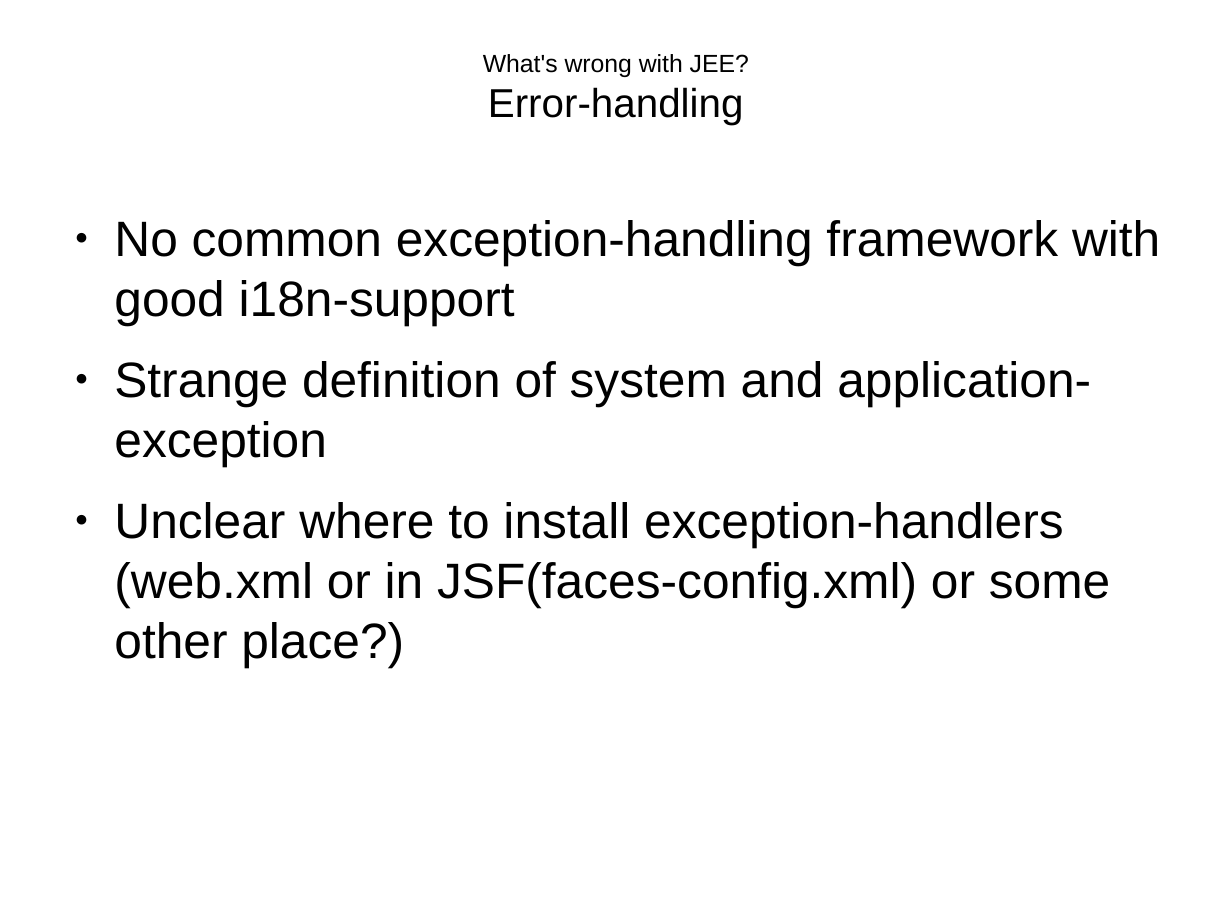
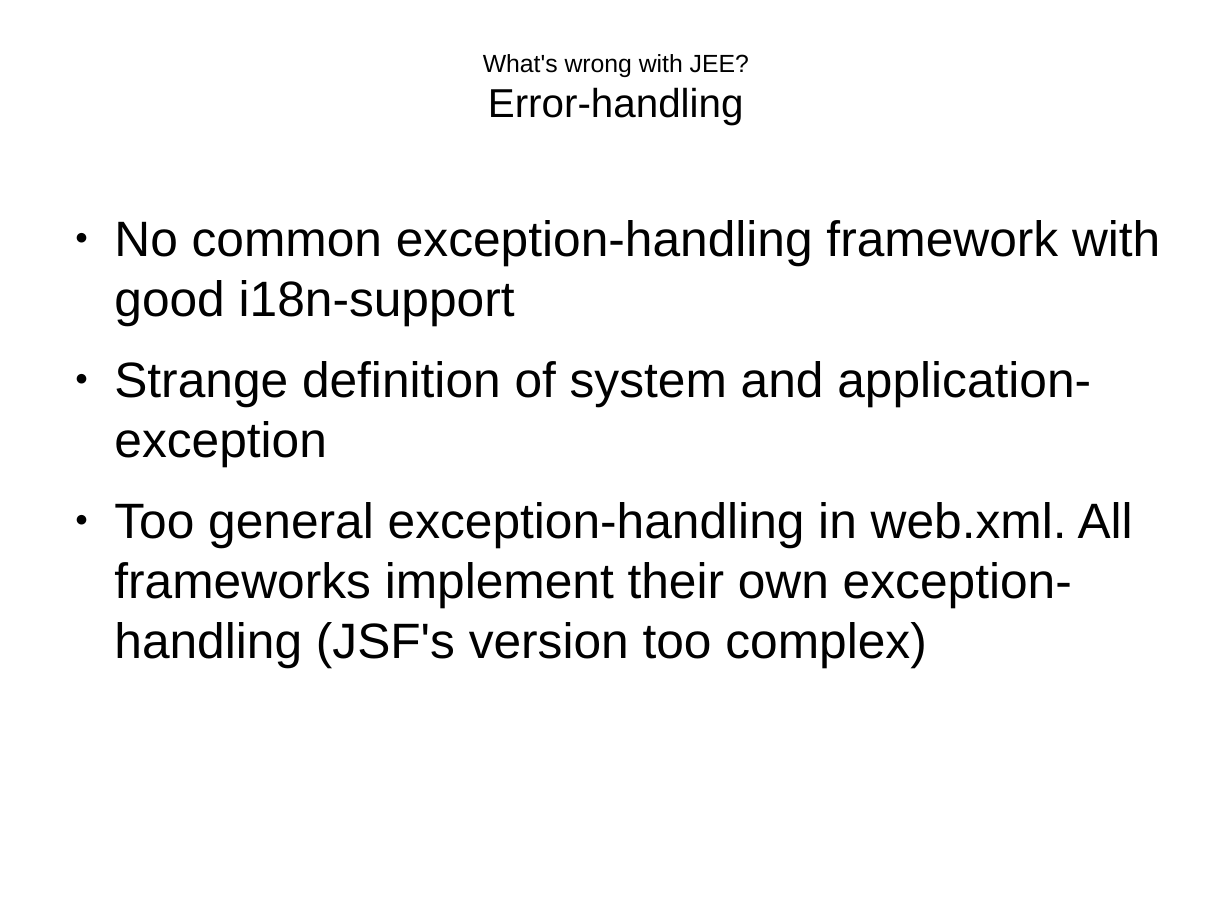
Before and after one commit to andreak/slol-2011, a slide deck: slide 5 of Scala-LiftOff-2011-lift-from-jee-perspective.odp. Drawn at 1232x924 pixels with LibreOffice and Linux fonts; fonts in the diff are those of the drawing. Boxes give left, top, right and bottom in pixels: in the first picture for what was removed or moved away, otherwise in the second. Text is boxed around its words. In the diff, an @@ line names an element or a change of style, - is before the commit and + after.

```diff
--- a/Scala-LiftOff-2011-lift-from-jee-perspective.odp
+++ b/Scala-LiftOff-2011-lift-from-jee-perspective.odp
@@ text at <box>114,502,1133,667</box>: text changed @@
-● Unclear where to install exception-handlers (web.xml or in JSF(faces-config.xml) or some other place?)
+● Too general exception-handling in web.xml. All frameworks implement their own exception-handling (JSF's version too complex)
```
Also in this commit, not shown: 7 other slides changed, 2 slides added, 1 slide removed.
